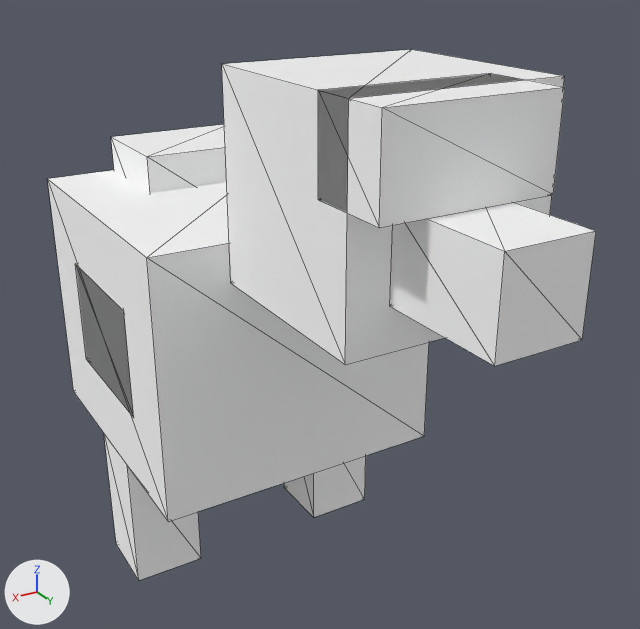
Two versions of the glTF model models/creatures/puffin/model.gltf, one commit apart.
Both versions are drawn from a 50 mm lens placed at (0.639, 1.361, 1.097), pointed at (-0.035, 0.238, 0.536). Lighting does not change. The marker at lower left points along +X, +Y and +Z. The older version comes first. Mesh edges are drawn as thin lines. Vertices at exactly the same position are counted once.
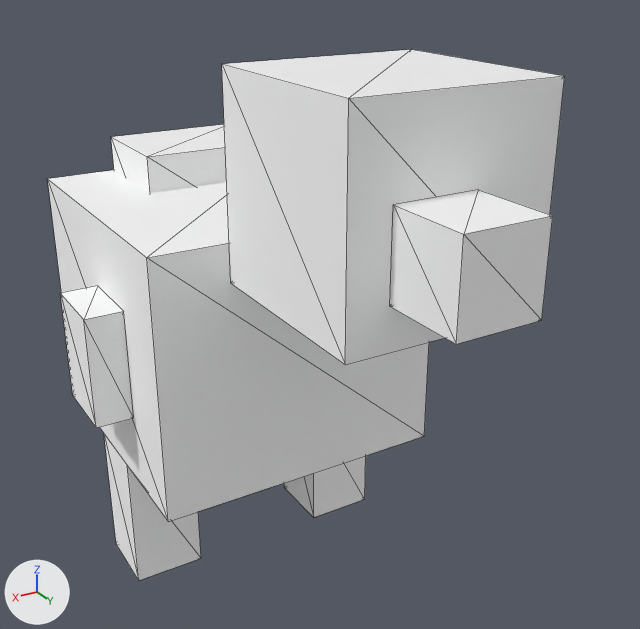
What changed in the scene script:
```text
Change me_mesh_0:
    used by ob_mesh; location = (0.0, 0.0, 0.0)
    verts and faces of me_mesh_0; kept vertices keep their numbers, new ones are numbered from 72
    before: 36 (0.062, 0.75, 0.688) at pixel (494, 366), 37 (-0.062, 0.75, 0.688) at pixel (582, 339), 38 (0.062, 0.75, 0.812) at pixel (504, 251), 39 (-0.062, 0.75, 0.812) at pixel (596, 230)
    remove me_mesh_0.from_pydata(...)  # 72 vertices, 108 faces; spans x -0.25..0.25, y -0.25..0.75, z 0.0..0.938
    add me_mesh_0.from_pydata(...)  # 64 vertices, 96 faces; spans x -0.312..0.312, y -0.25..0.688, z 0.0..0.938
    me_mesh_0 part 1: the loose piece of 8 vertices spanning x -0.125..0.125, y 0.5..0.625, z 0.812..0.938 is deleted
    me_mesh_0 part 2
    add for i in [*range(36, 40)]: verts[i] += (0.0, -0.062, 0.0)
    me_mesh_0 part 3
    1 vertex is removed from x 0.188, y 0.125, z 0.562
    10 faces are deleted
    5 vertices move from x 0.188..0.25, y -0.125..0.125, z 0.375..0.562 to x 0.25..0.312, y 0.0..0.125, z 0.375..0.562
    1 vertex is added at (0.312, 0.125, 0.375)
    10 new faces join them
    other edits to the shape of me_mesh_0 do not show in these pictures
```

Location of each change, (x1, y1, x2, y2) in pixels of the pictures (640 x 629 px; the box of a moved part takes in the faces that stretch with it):
'mesh', reshaped: before (47, 50, 596, 580); after (47, 50, 565, 580)
part 1 of me_mesh_0, deleted: before (318, 73, 565, 228)
part 2 of me_mesh_0, moved or reshaped: before (390, 202, 596, 366); after (390, 190, 553, 344)
part 3 of me_mesh_0, moved or reshaped: before (75, 264, 134, 417); after (60, 286, 134, 428)
